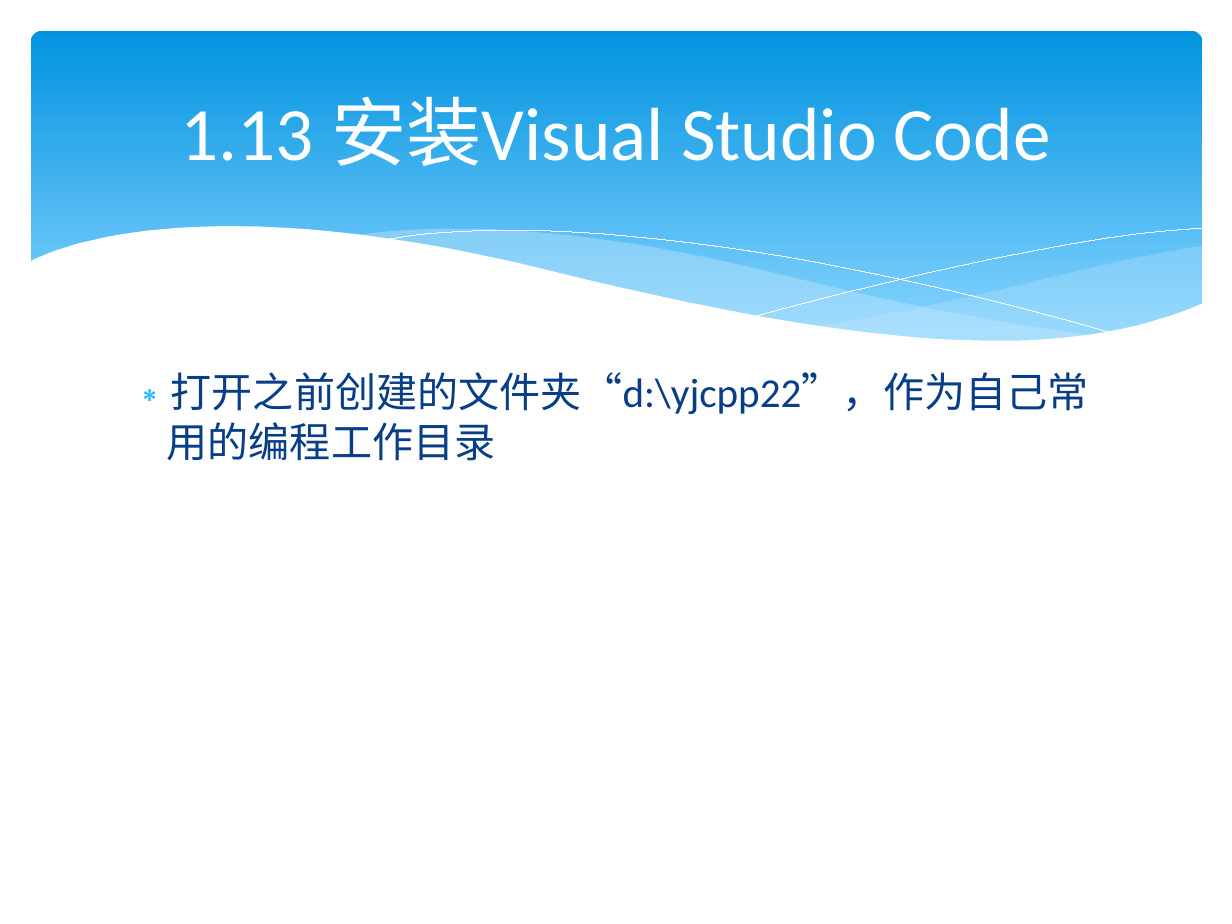
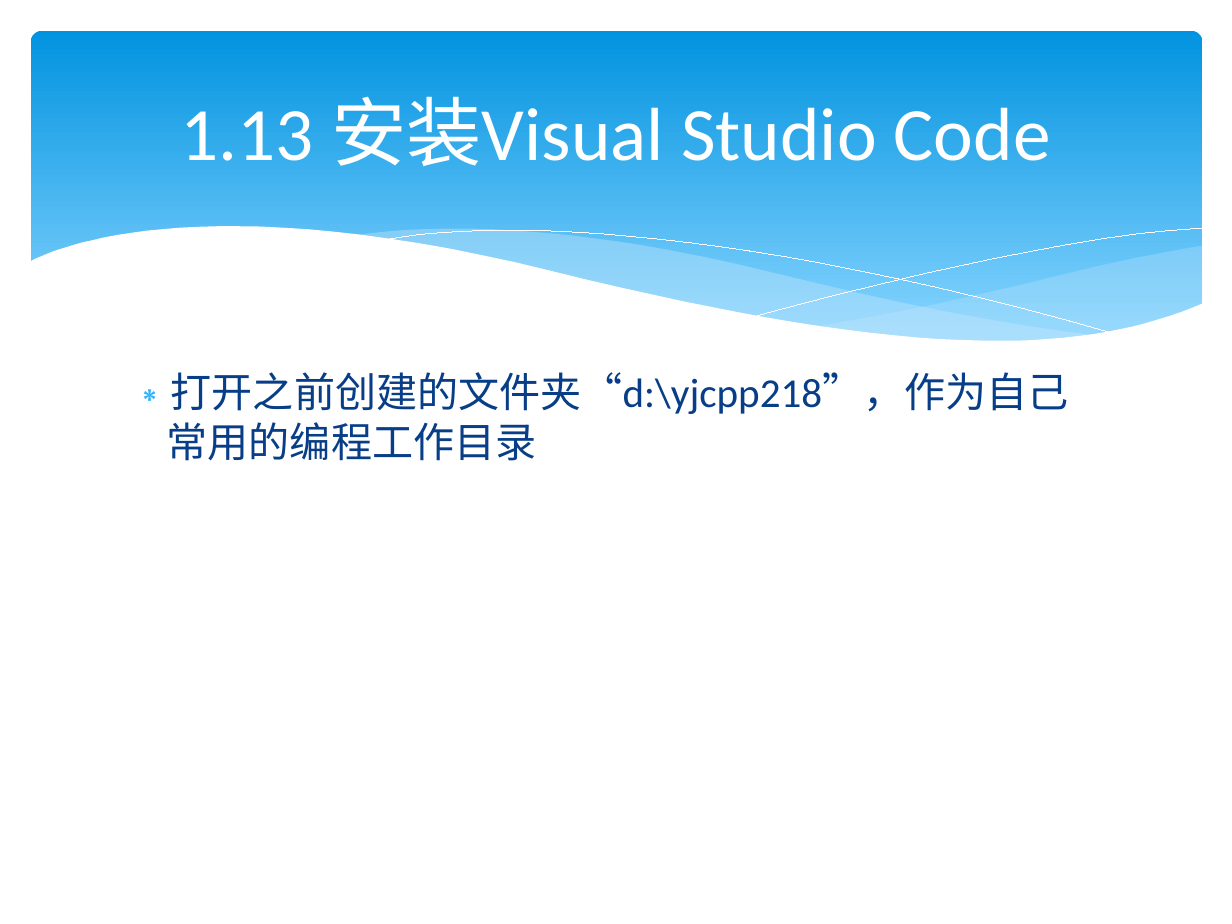
Before and after one commit to lamplight8/cpp, a slide deck: slide 109 of ppt/ch01_绪论_1.pptx (slide 107 before the commit). Drawn at 1232x924 pixels with LibreOffice and Linux fonts; fonts in the diff are those of the drawing. Boxes give left, top, right and bottom in pixels: in the first picture for what was removed or moved away, otherwise in the second. Text is boxed around its words. In the diff, an @@ line names an element or a change of style, - is before the commit and + after.

```diff
--- a/ppt/ch01_绪论_1.pptx
+++ b/ppt/ch01_绪论_1.pptx
@@ text at box(167, 372, 1069, 461): text changed @@
-∗ 打开之前创建的文件夹“d:\yjcpp22”，作为自己常用的编程工作目录
+∗ 打开之前创建的文件夹“d:\yjcpp218”，作为自己常用的编程工作目录
```
Also in this commit, not shown: 27 other slides changed, 4 slides added.
